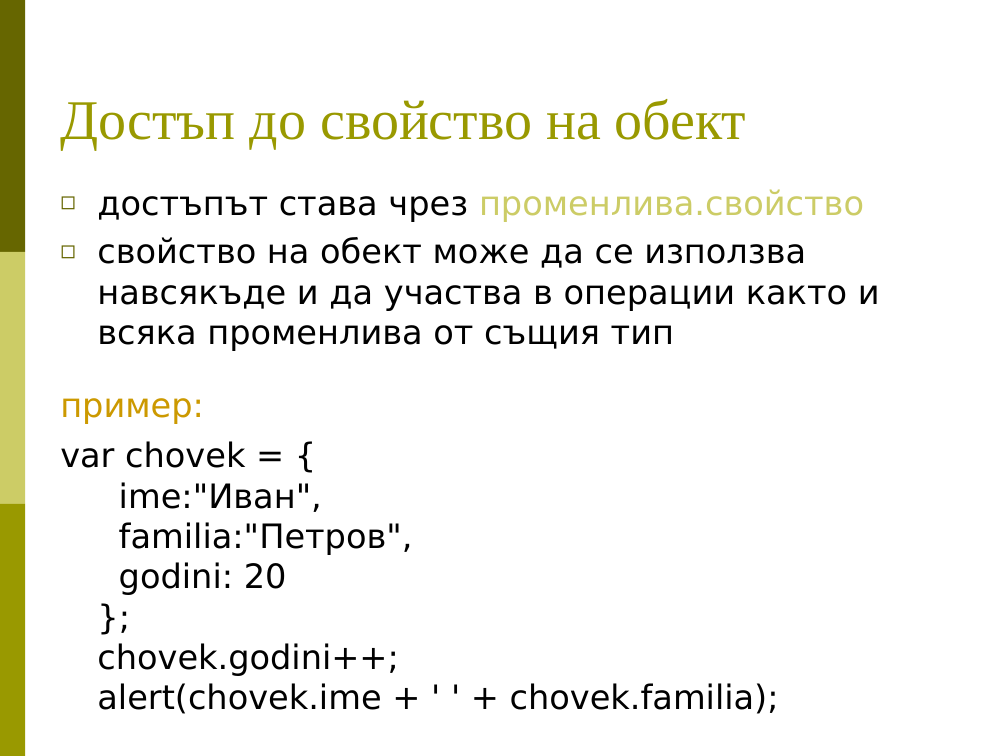
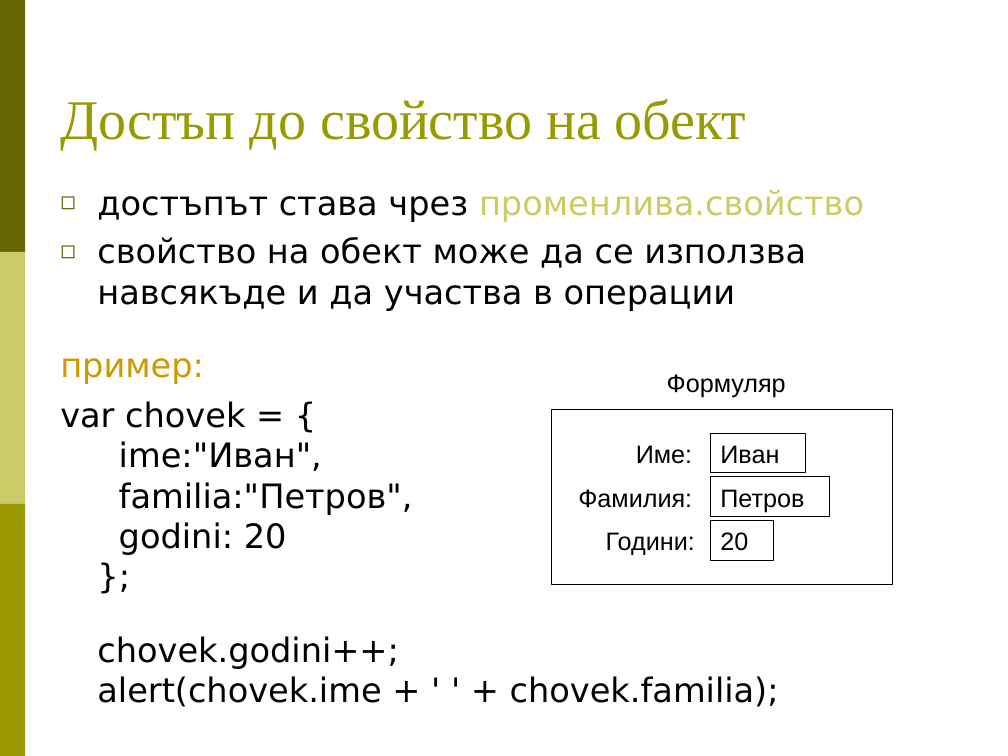
Before and after one commit to BG-IT-Edu/Free-Content, a slide deck: slide 6 of dmanolov/Информатика 8 клас (JavaScript)/04.Въведение в програмирането/10.Обекти.ppt. Drawn at 1008x756 pixels with LibreOffice and Linux fonts; fonts in the diff are those of the drawing. Boxes give left, top, right and bottom in pixels: in the first picture for what was removed or moved away, otherwise in the second. Text is boxed around its words. In the diff, an @@ line names an element or a change of style, - is before the commit and + after.

```diff
--- a/dmanolov/Информатика 8 клас (JavaScript)/04.Въведение в програмирането/10.Обекти.ppt
+++ b/dmanolov/Информатика 8 клас (JavaScript)/04.Въведение в програмирането/10.Обекти.ppt
@@ text at (97, 237, 806, 311): text changed @@
-◻ свойство на обект може да се използва навсякъде и да участва в операции както и всяка променлива от същия тип
+◻ свойство на обект може да се използва навсякъде и да участва в операции
@@ group added at (551, 362, 893, 584): 8 rectangles @@
+Иван
+Име:
+Петров
+Фамилия:
+20
+Години:
+Формуляр
@@ text at (60, 401, 779, 707): text changed @@
-var chovek = {
-ime:"Иван",
-familia:"Петров",
-godini: 20
-};
-chovek.godini++;
-alert(chovek.ime + ' ' + chovek.familia);
+var chovek = {
+ime:"Иван",
+familia:"Петров",
+godini: 20
+};
+chovek.godini++;
+alert(chovek.ime + ' ' + chovek.familia);
```
Also in this commit, not shown: 4 other slides changed, 1 other file.
